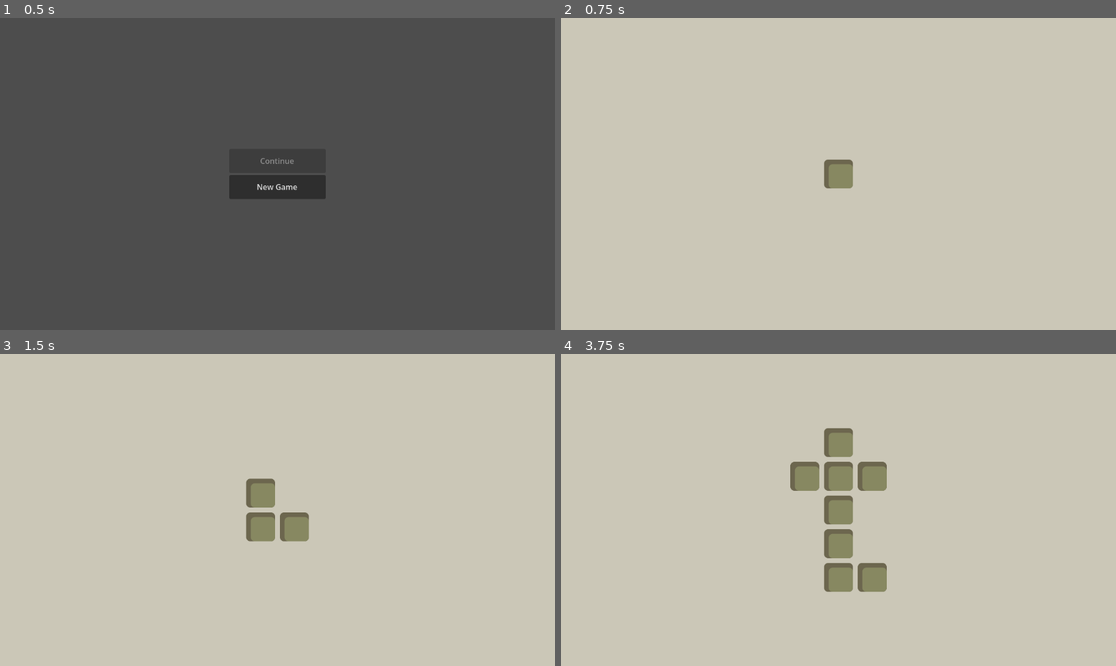
Above: before the commit, frames 1-4 (two rows, left to right).
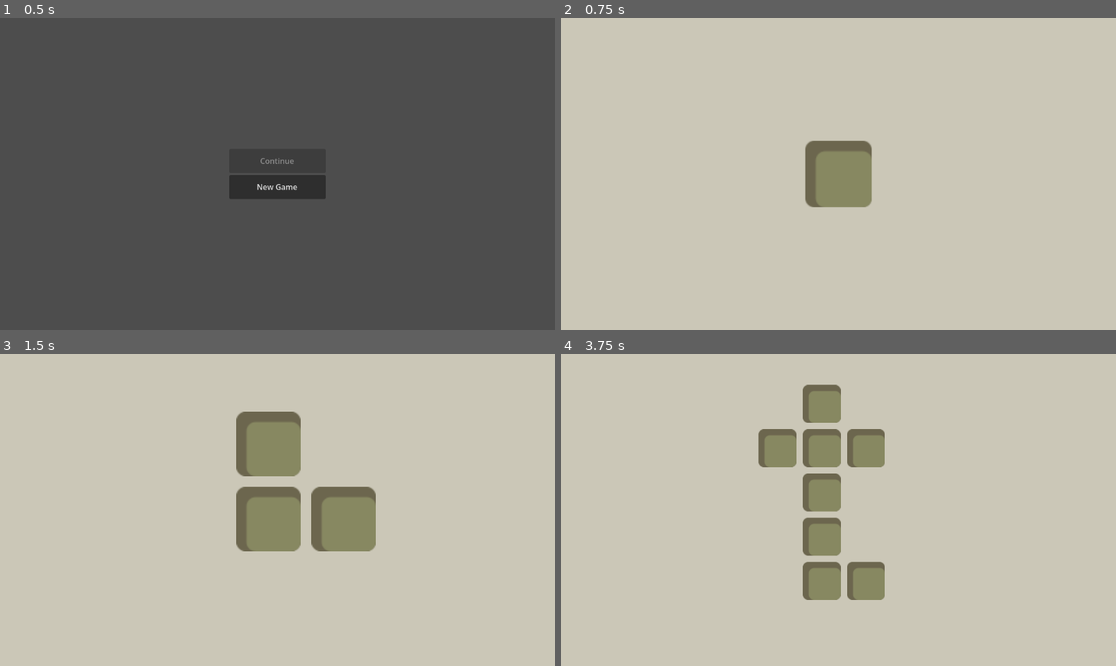
Above: after the commit, the same moments.

Repository: jiexdrop/run-reset
Game: Godot game, scene res://scenes/init.tscn
Same seed, same stepped clock (60 frames per second), same inputs: the game is played once before the commit and once after it.
Inputs (mouse positions are in pixels of both pictures, inside the frame that each line leads up to):
- Up to frame 1 (0.5 s): no input
- Up to frame 2 (0.75 s): click "New Game" at 0.5 s
- Up to frame 3 (1.5 s): tap Enter at 1.25 s; move the mouse to (277, 510) at 1.27 s; click (277, 510) at 1.42 s
- Up to frame 4 (3.75 s): move the mouse to (821, 494) at 2.02 s; click (821, 494) at 2.17 s; move the mouse to (821, 475) at 2.77 s; click (821, 475) at 2.92 s; move the mouse to (821, 460) at 3.52 s; click (821, 460) at 3.67 s

Frame 1 is identical in both runs. In frame 2, 2.2% of the frame differs, in the area x 43-57%, y 39-61%; in frame 3, 6.6%; in frame 4, 7.0%, in the area x 35-59%, y 9-79%.

Commit message:
zoom and borders on reveal tile

Diff:
--- a/scenes/game.gd
+++ b/scenes/game.gd
@@ -7,58 +7,65 @@
 const TILE_SIZE = 70
 const NUM_ROOMS = 20
 
+# Camera tuning
+const CAMERA_PADDING  = 1.5   # extra tiles of breathing room on each side
+const CAMERA_SPEED    = 4.0   # lerp speed for position (units/s feel)
+const ZOOM_SPEED      = 3.0   # lerp speed for zoom
+
+var _target_position: Vector2 = Vector2.ZERO
+var _target_zoom:     Vector2 = Vector2.ONE
+
 
 func _ready() -> void:
 	add_to_group("game")
-
 	_apply_theme()
 
 	if GameState.tiles.is_empty():
 		generate_tiles()
 	else:
 		restore_tiles()
-	center_camera_on_revealed()
+
+	# Snap instantly on first load — no slide-in from (0,0)
+	_update_camera_target()
+	camera_2d.position = _target_position
+	camera_2d.zoom     = _target_zoom
+
 
 func _apply_theme() -> void:
-	var background_color   = Color(0.796, 0.781, 0.718, 1.0)
-	RenderingServer.set_default_clear_color(background_color)
+	RenderingServer.set_default_clear_color(Color(0.796, 0.781, 0.718, 1.0))
 
 
 # ── Fresh generation (New Game) ───────────────────────────────────────────────
 
 func generate_tiles() -> void:
 	var floor_tiles: Dictionary = {}
-	var room_cells: Dictionary = {}
+	var room_cells:  Dictionary = {}
 
 	var too_close_to_room = func(pos: Vector2i) -> bool:
 		for dx in range(-1, 2):
 			for dy in range(-1, 2):
 				if dx == 0 and dy == 0:
 					continue
-				var neighbour = "%d,%d" % [pos.x + dx, pos.y + dy]
-				if room_cells.has(neighbour):
+				if room_cells.has("%d,%d" % [pos.x + dx, pos.y + dy]):
 					return true
 		return false
 
-	var origin = Vector2i(0, 0)
 	floor_tiles["0,0"] = "room"
-	room_cells["0,0"] = true
-	var rooms: Array = [origin]
+	room_cells["0,0"]  = true
+	var rooms: Array   = [Vector2i(0, 0)]
 
-	var rng = RandomNumberGenerator.new()
+	var rng  = RandomNumberGenerator.new()
 	rng.randomize()
-
-	var dirs = [Vector2i(1, 0), Vector2i(-1, 0), Vector2i(0, 1), Vector2i(0, -1)]
+	var dirs = [Vector2i(1,0), Vector2i(-1,0), Vector2i(0,1), Vector2i(0,-1)]
 
 	for _i in range(NUM_ROOMS - 1):
 		var placed = false
 		for _attempt in range(100):
 			var base: Vector2i = rooms[rng.randi_range(0, rooms.size() - 1)]
-			var dir: Vector2i  = dirs[rng.randi_range(0, 3)]
+			var dir:  Vector2i = dirs[rng.randi_range(0, 3)]
 			var length         = rng.randi_range(1, 3)
-
-			var room_pos = base + dir * (length + 1)
-			var room_key = "%d,%d" % [room_pos.x, room_pos.y]
+			var room_pos       = base + dir * (length + 1)
+			var room_key       = "%d,%d" % [room_pos.x, room_pos.y]
 
 			if floor_tiles.has(room_key):
 				continue
@@ -68,7 +75,7 @@
 			var corridor_cells: Array = []
 			var blocked = false
 			for step in range(1, length + 1):
-				var c = base + dir * step
+				var c  = base + dir * step
 				var ck = "%d,%d" % [c.x, c.y]
 				if room_cells.has(ck):
 					blocked = true
@@ -121,7 +128,11 @@
 
 # ── Camera ────────────────────────────────────────────────────────────────────
 
+## Call this whenever revealed tiles change; sets _target_position / _target_zoom.
 func center_camera_on_revealed() -> void:
+	_update_camera_target()
+
+func _update_camera_target() -> void:
 	var revealed: Array = []
 	for key in GameState.tiles:
 		if GameState.tiles[key].get("visible", false):
@@ -129,7 +140,8 @@
 			revealed.append(Vector2(parts[0].to_int(), parts[1].to_int()))
 
 	if revealed.is_empty():
-		camera_2d.position = Vector2.ZERO
+		_target_position = Vector2.ZERO
+		_target_zoom     = Vector2.ONE
 		return
 
 	# Bounding box in grid coords
@@ -143,11 +155,23 @@
 		min_y = min(min_y, v.y)
 		max_y = max(max_y, v.y)
 
-	# Convert to world coords and centre
+	# World-space bounding box (tile centres), expanded by padding
 	var world_min = Vector2(min_x, min_y) * TILE_SIZE
 	var world_max = Vector2(max_x, max_y) * TILE_SIZE
-	camera_2d.position = (world_min + world_max) / 2.0
+	_target_position = (world_min + world_max) / 2.0
+
+	# Compute zoom so all tiles + padding fit inside the viewport
+	var viewport_size  = get_viewport().get_visible_rect().size
+	var content_width  = (max_x - min_x + 1 + CAMERA_PADDING * 2) * TILE_SIZE
+	var content_height = (max_y - min_y + 1 + CAMERA_PADDING * 2) * TILE_SIZE
+
+	var zoom_x = viewport_size.x / content_width
+	var zoom_y = viewport_size.y / content_height
+	var zoom   = min(zoom_x, zoom_y)          # fit the tighter axis; never crop
+	_target_zoom = Vector2(zoom, zoom)
 
 
-func _process(_delta: float) -> void:
-	pass
+func _process(delta: float) -> void:
+	# Smooth-lerp position and zoom every frame
+	camera_2d.position = camera_2d.position.lerp(_target_position, CAMERA_SPEED * delta)
+	camera_2d.zoom     = camera_2d.zoom.lerp(_target_zoom,         ZOOM_SPEED  * delta)
